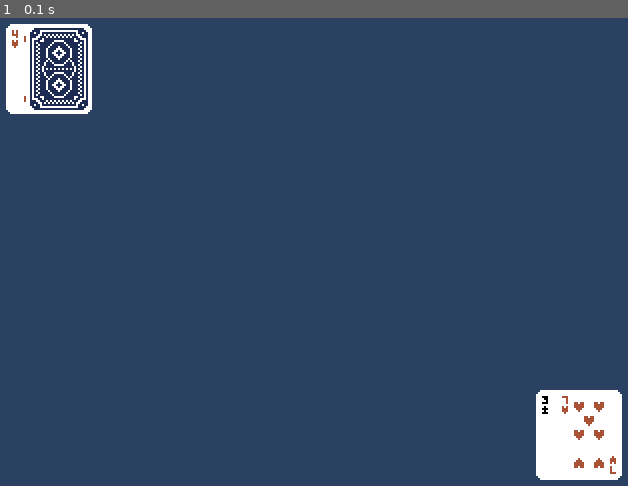
Above: before the commit, frame 1.
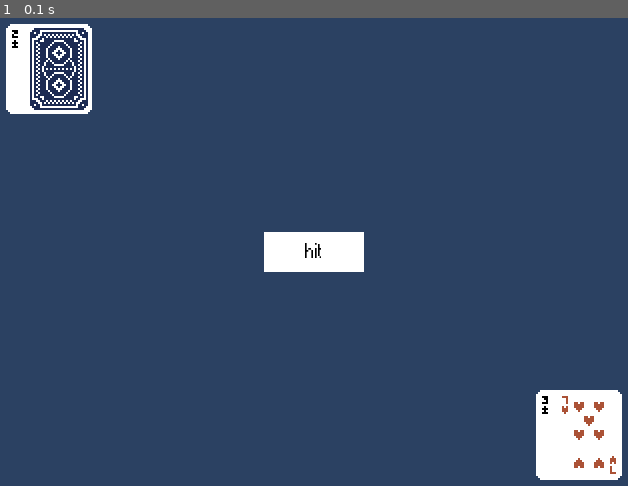
Above: after the commit, the same moment.

Repository: aidantjiang/blackjack
Game: pygame game, started from main.py
Same seed, same stepped clock (60 frames per second), same inputs: the game is played once before the commit and once after it.
Inputs:
- Up to frame 1 (0.1 s): no input

The runs differ from the first frame. In frame 1, 1.4% of the frame differs, in the area x 1-58%, y 2-55%.

Commit message:
new button class

Diff:
--- a/main.py
+++ b/main.py
@@ -1,6 +1,7 @@
 import pygame
 
 from visualization.deck import Deck
+from visualization.button import Button
 
 deck = Deck()
 
@@ -23,12 +24,27 @@
 
     running = True
 
+    #BUTTONS
+    def button_click():
+        print('hit')
+    buttons = []
+    button_width = 100
+    button_height = 40
+    button_x = (screen_width - button_width) // 2
+    button_y = (screen_height - button_height) // 2
+    my_button = Button(button_x, button_y, button_width, button_height, "hit", button_click)
+    buttons.append(my_button)
+
     while (running):
         screen.fill(DARK_BLUE)
         for event in pygame.event.get():
             if event.type == pygame.QUIT:
                 running = False
-        screen.blit(cards[1], (10, 10))
+            for button in buttons:
+                button.handle_event(event)
+        for button in buttons:
+            button.draw(screen)
+        screen.blit(deck.deck[20][1], (10, 10))
         screen.blit(deck.cardBacks[0], (30, 10))
         screen.blit(cards[2], (screen_width - 30 - cards[2].get_width(), screen_height - 10 - cards[2].get_height()))
         screen.blit(cards[0], (screen_width - 10 - cards[0].get_width(), screen_height - 10 - cards[0].get_height()))
--- /dev/null
+++ b/visualization/button.py
@@ -0,0 +1,25 @@
+import pygame
+from pygame.locals import *
+
+pygame.font.init()
+
+font_path = "public/fonts/sans-serif-bold.ttf"
+font_size = 18
+
+sans_serif_bold = pygame.font.Font(font_path, font_size)
+
+class Button:
+    def __init__(self, x, y, width, height, text, action, font=sans_serif_bold):
+        self.rect = pygame.Rect(x, y, width, height)
+        self.text = text
+        self.action = action
+        self.font = font
+    def draw(self, screen):
+        pygame.draw.rect(screen, (255, 255, 255), self.rect)
+        text_surface = self.font.render(self.text, True, (0, 0, 0))
+        text_rect = text_surface.get_rect(center=self.rect.center)
+        screen.blit(text_surface, text_rect)
+    def handle_event(self, event):
+        if event.type == MOUSEBUTTONDOWN and event.button == 1:
+            if self.rect.collidepoint(event.pos):
+                self.action()
Binary file added: public/fonts/sans-serif-bold.ttf
Binary file added: public/fonts/sans-serif.ttf
